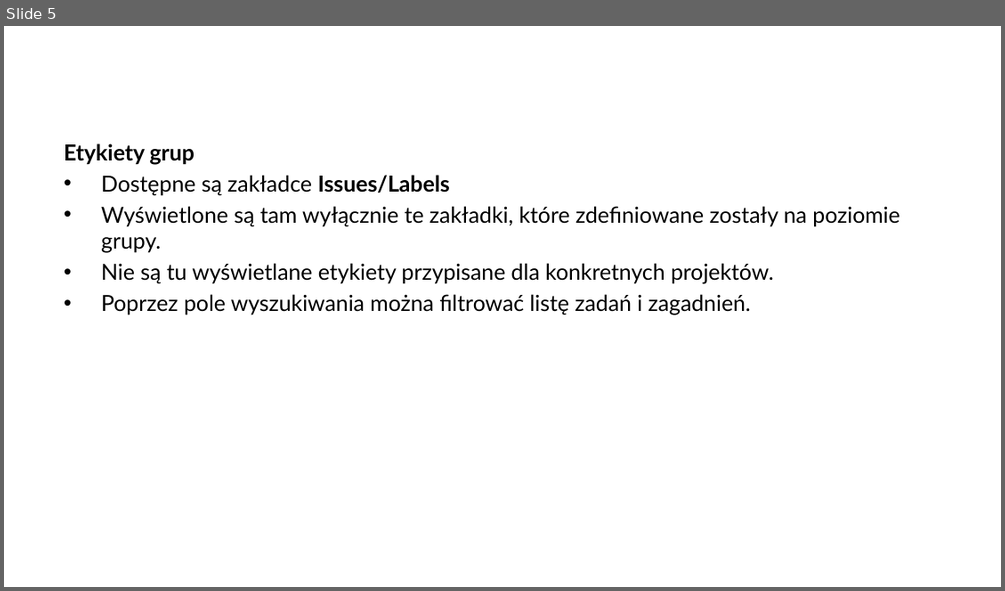
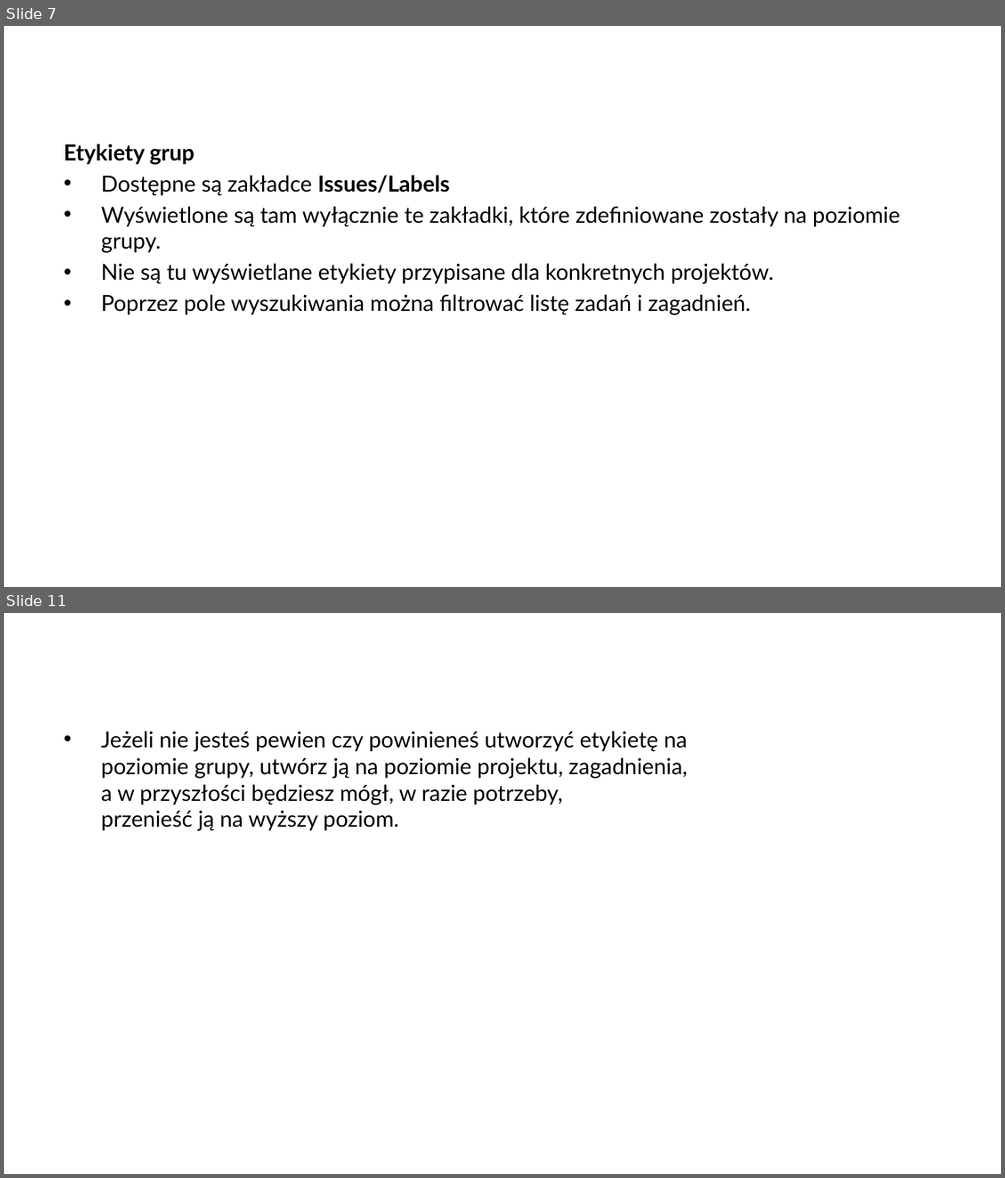
Before and after one commit to arturkwiek/gitlab-tutorial, a slide deck: 10. Git - tutorial - Labels.pptx. Shown one above the other, each under a label of ours: slide 5 before the commit, slides 7 and 11 after it; the slides between them are not shown. The pictures are 1005x591 and 1005x1178 pixels, drawn with LibreOffice and Linux fonts; fonts in the diff are those of the drawing; background and template pictures are left out. Boxes give left, top, right and bottom in pixels: in the first picture for what was removed or moved away, otherwise in the second. Text is boxed around its words. In the diff, an @@ line names an element or a change of style, - is before the commit and + after.

Commit message:
Kontynuacja prezentacji dot. Etykiet

```diff
--- a/10. Git - tutorial - Labels.pptx
+++ b/10. Git - tutorial - Labels.pptx
@@ slide 11 added at box(4, 613, 1001, 1174), background picture (left out) @@
@@ text added at box(101, 730, 687, 831), 16 pt, text #000000 @@
+• Jeżeli nie jesteś pewien czy powinieneś utworzyć etykietę na
+  poziomie grupy, utwórz ją na poziomie projektu, zagadnienia,
+  a w przyszłości będziesz mógł, w razie potrzeby,
+  przenieść ją na wyższy poziom.
@@ what was slide 5 is now slide 7 @@
```
Also in this commit, not shown: 2 slides changed, 5 other slides added.
